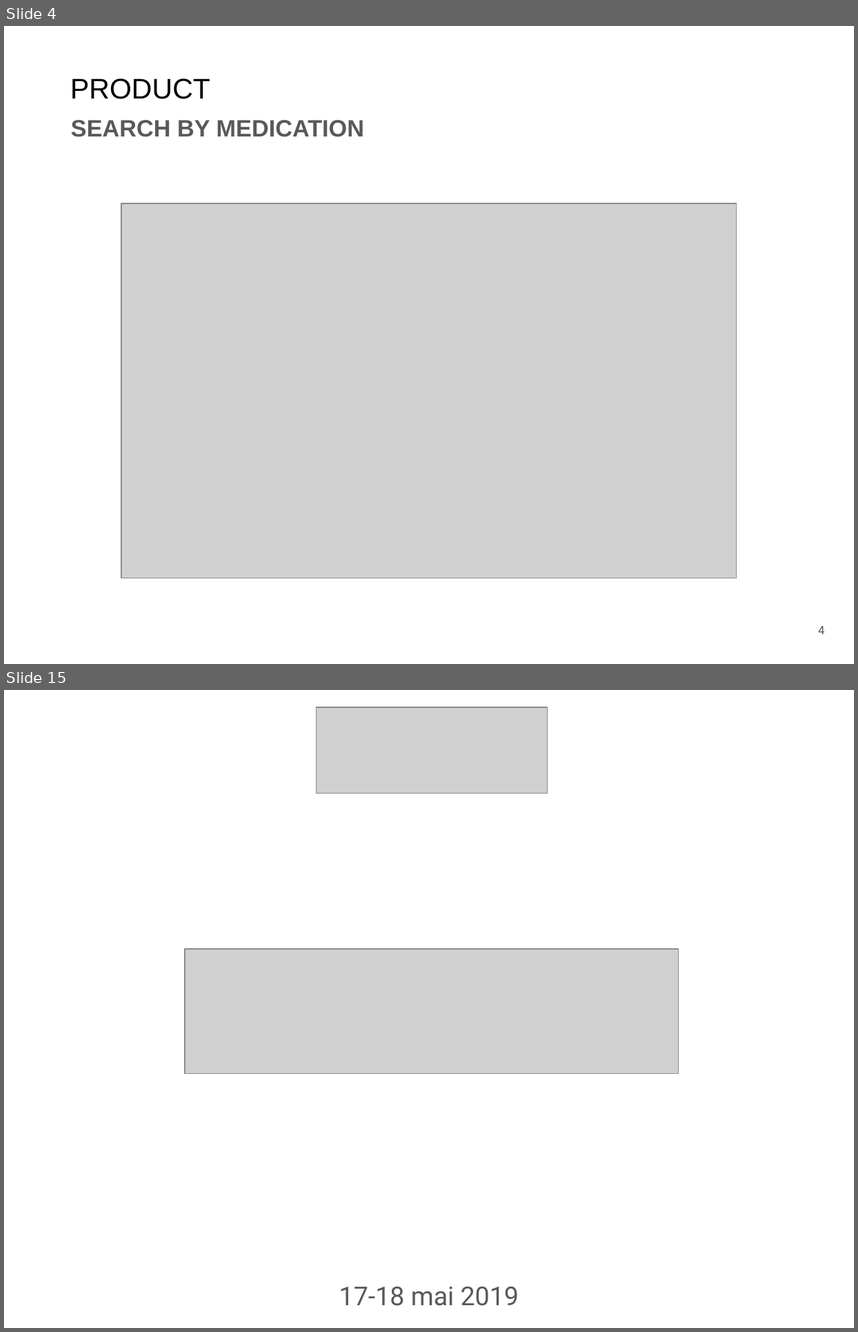
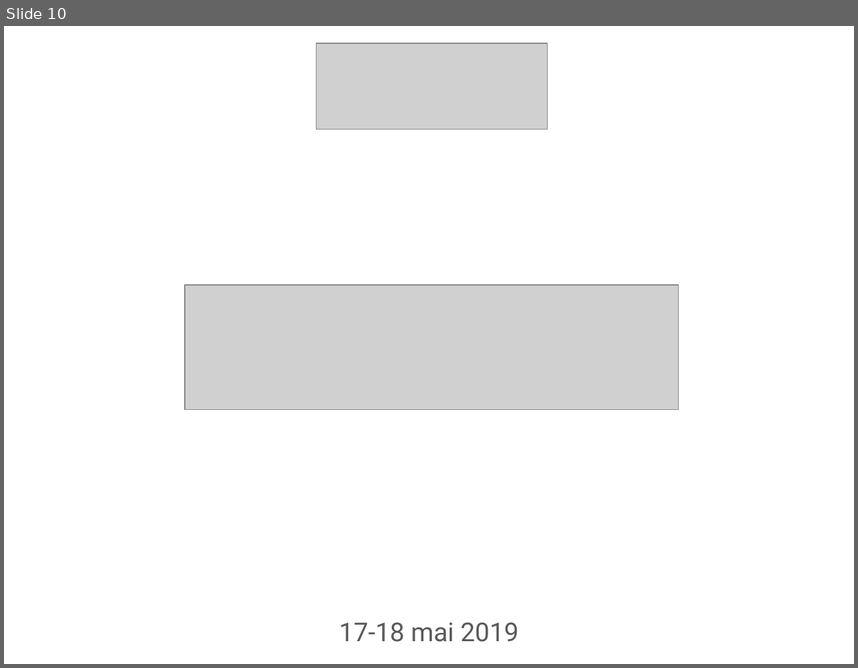
Before and after one commit to giodemaio/hackathonGM, a slide deck: GM IT Hackathon PITCH Doc Time.pptx. Shown one above the other, each under a label of ours: slides 4 and 15 before the commit, slide 10 after it; the slides between them are not shown. The pictures are 858x1332 and 858x668 pixels, drawn with LibreOffice and Linux fonts; fonts in the diff are those of the drawing; grey boxes stand for pictures; background and template pictures are left out. Boxes give left, top, right and bottom in pixels: in the first picture for what was removed or moved away, otherwise in the second. Text is boxed around its words. In the diff, an @@ line names an element or a change of style, - is before the commit and + after.

```diff
--- a/GM IT Hackathon PITCH Doc Time.pptx
+++ b/GM IT Hackathon PITCH Doc Time.pptx
@@ slide 4 removed at (x1=4, y1=26, x2=854, y2=664), background picture (left out) @@
@@ text removed at (x1=70, y1=78, x2=210, y2=99) @@
-PRODUCT
@@ text removed at (x1=71, y1=120, x2=364, y2=137) @@
-SEARCH BY MEDICATION
@@ picture removed at (x1=121, y1=203, x2=737, y2=579) @@
@@ page number removed at (x1=818, y1=626, x2=825, y2=634) @@
-4
@@ what was slide 15 is now slide 10 @@
```
Also in this commit, not shown: 8 slides added, 13 other slides removed.
